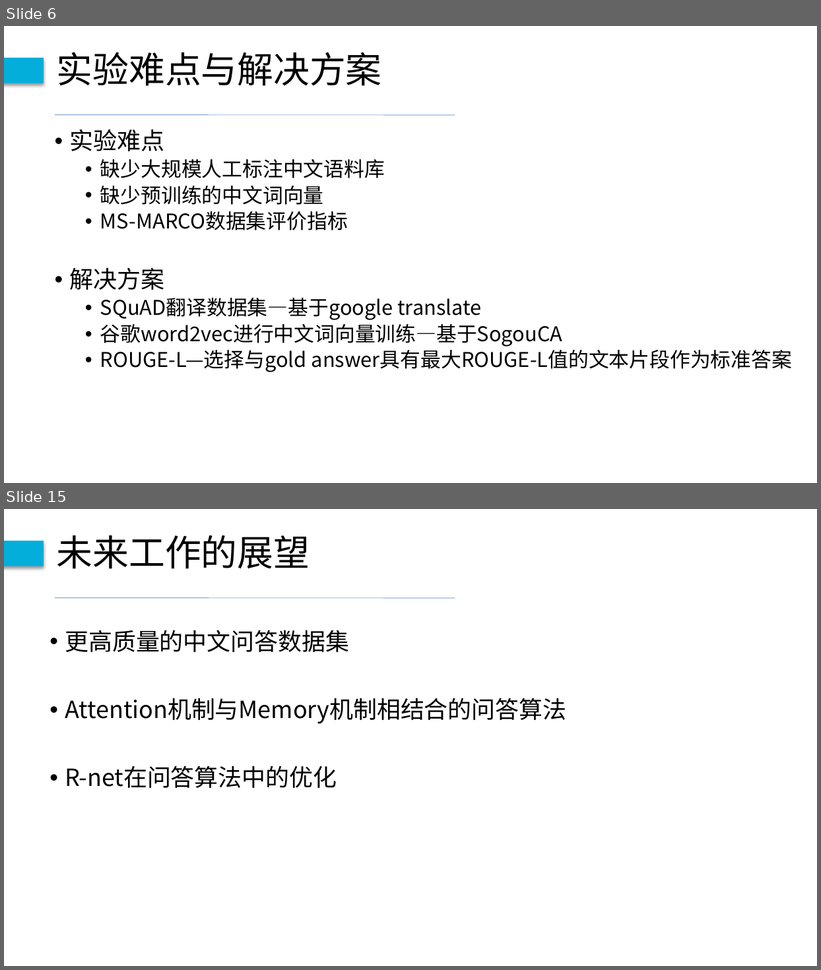
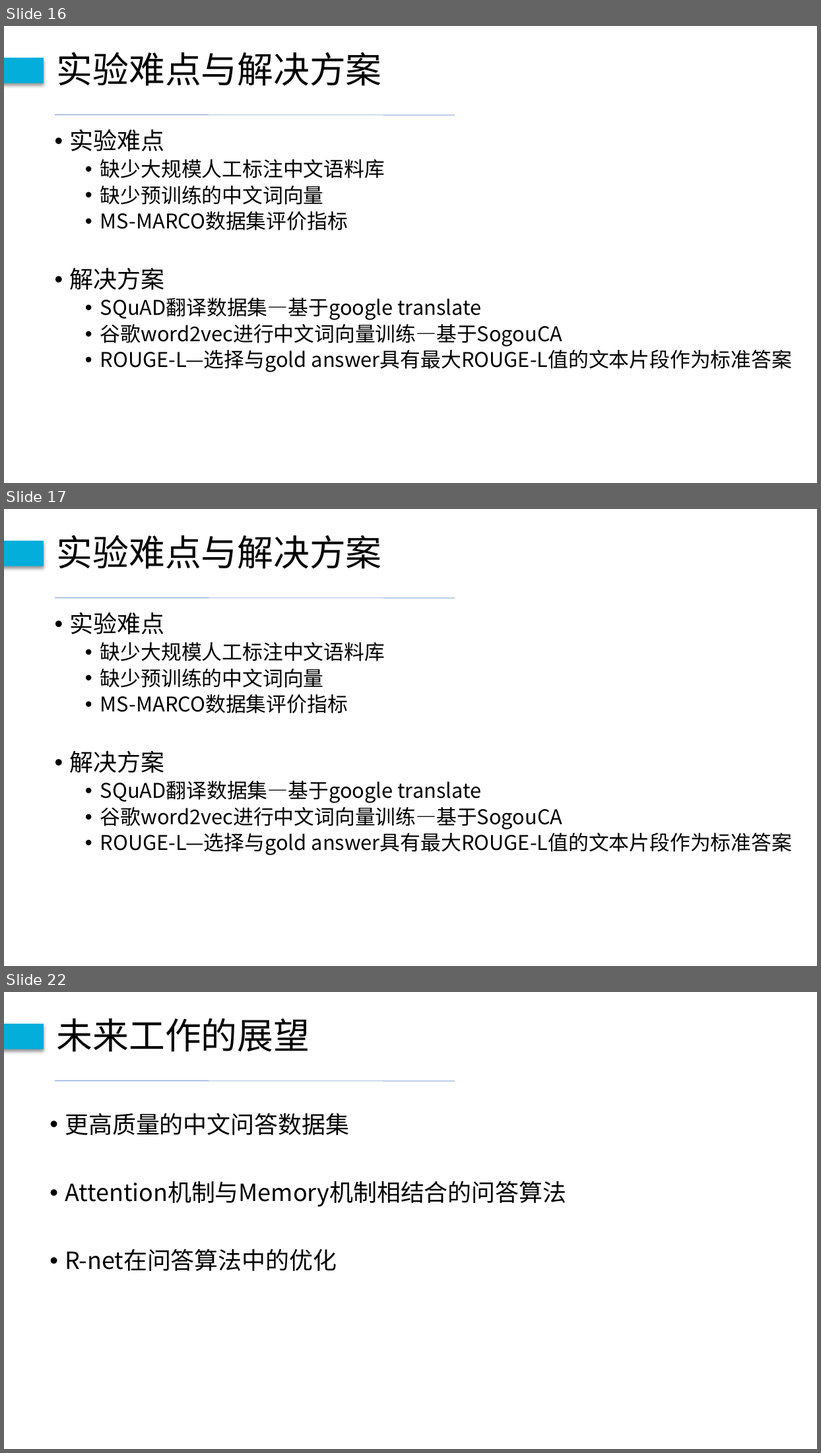
Before and after one commit to ZhouDavid/UnderGraduProject, a slide deck: 毕设论文/毕设终期答辩-周建宇.pptx. Shown one above the other, each under a label of ours: slides 6 and 15 before the commit, slides 16, 17 and 22 after it; the slides between them are not shown. The pictures are 821x970 and 821x1453 pixels, drawn with LibreOffice and Linux fonts; fonts in the diff are those of the drawing. Boxes give left, top, right and bottom in pixels: in the first picture for what was removed or moved away, otherwise in the second. Text is boxed around its words. In the diff, an @@ line names an element or a change of style, - is before the commit and + after.

```diff
--- a/毕设论文/毕设终期答辩-周建宇.pptx
+++ b/毕设论文/毕设终期答辩-周建宇.pptx
@@ slide 17 added at (4, 509, 817, 966), background #FFFFFF @@
@@ rectangle added at (4, 541, 44, 566), fill #04AEDA @@
@@ text added at (57, 535, 382, 569), 42.6 pt, text #000000 @@
+实验难点与解决方案
@@ line added from (55, 598) to (455, 598), #4472C4 0.5 pt @@
@@ text added at (70, 612, 792, 855), 24 pt, text #000000 @@
+• 实验难点
+  • 缺少大规模人工标注中文语料库
+  • 缺少预训练的中文词向量
+  • MS-MARCO数据集评价指标
+• 解决方案
+  • SQuAD翻译数据集—基于google translate
+  • 谷歌word2vec进行中文词向量训练—基于SogouCA
+  • ROUGE-L—选择与gold answer具有最大ROUGE-L值的文本片段作为标准答案
@@ what was slide 6 is now slide 16 @@
@@ what was slide 15 is now slide 22 @@
```
Also in this commit, not shown: 13 slides changed, 8 other slides added, 4 other files.
